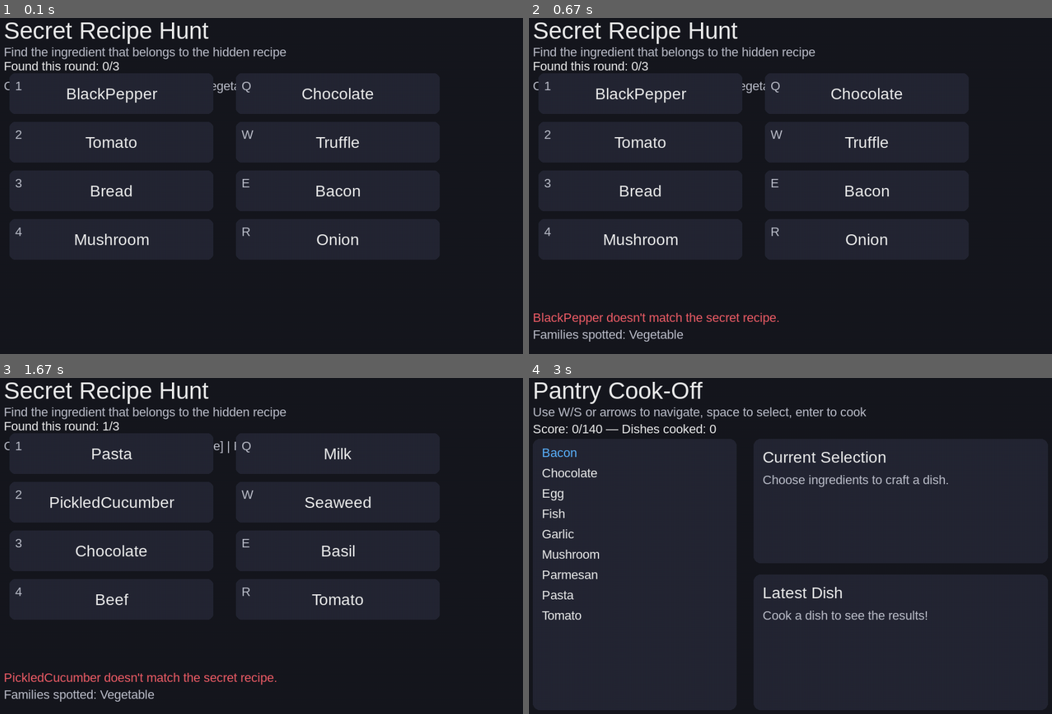
Above: before the commit, frames 1-4 (two rows, left to right).
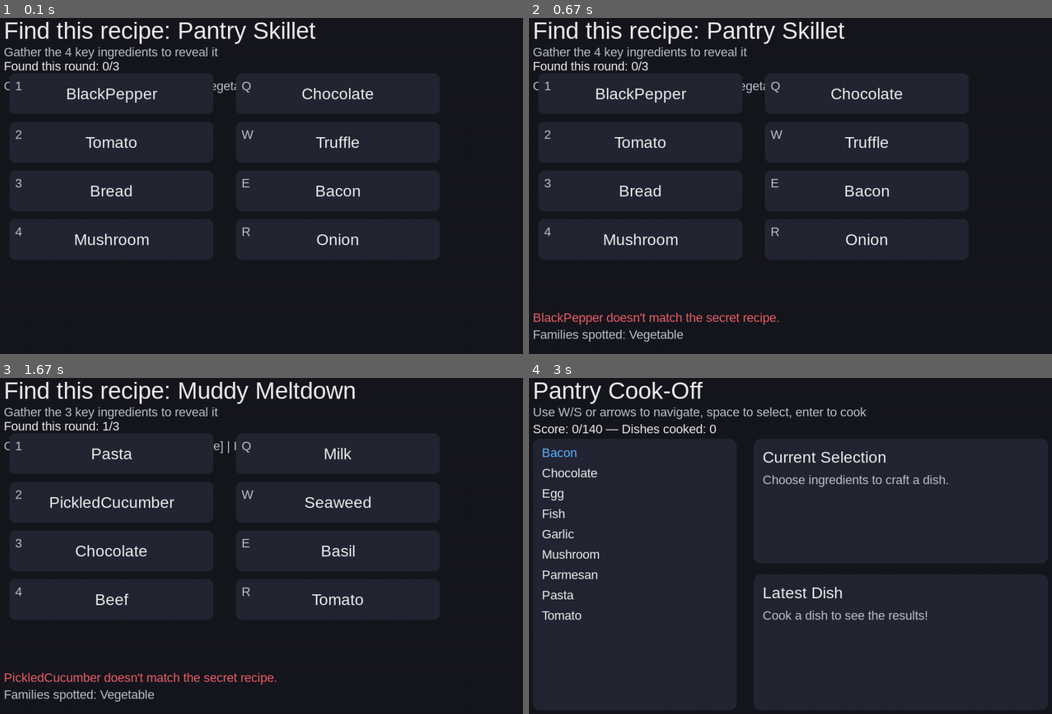
Above: after the commit, the same moments.

Repository: chrixbedardcad/FoodSimulator
Game: pygame game, started from fusion_secret_showdown.py
Same seed, same stepped clock (60 frames per second), same inputs: the game is played once before the commit and once after it.
Inputs (mouse positions are in pixels of both pictures, inside the frame that each line leads up to):
- Up to frame 1 (0.1 s): no input
- Up to frame 2 (0.67 s): tap 1 at 0.33 s
- Up to frame 3 (1.67 s): click "Mushroom" at 0.72 s; click (266, 582) at 1.05 s; click (88, 495) at 1.38 s
- Up to frame 4 (3 s): click (863, 593) at 1.72 s; click (586, 546) at 2.38 s; click "Egg" at 2.72 s

The runs differ from the first frame. In frame 1, 2.3% of the frame differs, in the area x 0-61%, y 1-13%; in frame 2, 2.3%; in frame 3, 2.5%, in the area x 0-68%, y 1-13%; in frame 4, nothing differs.

Commit message:
Show active recipe instead of game title

Diff:
--- a/fusion_secret_showdown.py
+++ b/fusion_secret_showdown.py
@@ -159,10 +159,19 @@
             self.feedback = (f"{choice.name} doesn't match the secret recipe.", ALERT_COLOR, family)
 
     def draw(self, surface: pygame.Surface) -> None:
-        title = self.game.font_title.render("Secret Recipe Hunt", True, TEXT_COLOR)
+        if self.current_recipe:
+            recipe_name = self.current_recipe.display_name or self.current_recipe.name
+            title_text = f"Find this recipe: {recipe_name}"
+            subtitle = (
+                f"Gather the {len(self.current_recipe.trio)} key ingredients to reveal it"
+            )
+        else:
+            title_text = "Ready for the next secret recipe?"
+            subtitle = "Press space to draw your next clue and continue the hunt"
+
+        title = self.game.font_title.render(title_text, True, TEXT_COLOR)
         surface.blit(title, (50, 40))
 
-        subtitle = "Find the ingredient that belongs to the hidden recipe"
         details = self.game.font_small.render(subtitle, True, MUTED_TEXT_COLOR)
         surface.blit(details, (50, 90))
 
--- a/secret_recipe_game.py
+++ b/secret_recipe_game.py
@@ -131,7 +131,7 @@
         self.placeholder_recipe_image = self._load_photo(PLACEHOLDER_RECIPE_IMAGE)
 
         self.status_var = tk.StringVar(value="Select ingredients and press Cook!")
-        self.target_recipe_var = tk.StringVar(value="Secret recipe: ???")
+        self.target_recipe_var = tk.StringVar(value="Find this recipe: ???")
         self.recipe_name_vars: List[tk.StringVar] = []
         self.found_recipes: List[Optional[Recipe]] = [None] * RECIPES_TO_FIND
         self._build_layout()
@@ -142,11 +142,6 @@
         wrapper = tk.Frame(self.root, padx=16, pady=16)
         wrapper.grid(row=0, column=0, sticky="nsew")
         wrapper.grid_columnconfigure(0, weight=1)
-
-        header = tk.Label(
-            wrapper, text=f"Secret Recipe Hunt {APP_VERSION}", font=("Segoe UI", 20, "bold")
-        )
-        header.grid(row=0, column=0, columnspan=4, pady=(0, 16))
 
         cards_frame = tk.Frame(wrapper)
         cards_frame.grid(row=1, column=0, columnspan=4, sticky="nsew", pady=(0, 16))
@@ -214,17 +209,17 @@
             self.card_tooltips.append(tooltip)
 
         target_frame = tk.Frame(wrapper)
-        target_frame.grid(row=2, column=0, columnspan=4, pady=(0, 8))
+        target_frame.grid(row=0, column=0, columnspan=4, pady=(0, 16))
         target_label = tk.Label(
             target_frame,
             textvariable=self.target_recipe_var,
-            font=("Segoe UI", 16, "bold"),
+            font=("Segoe UI", 20, "bold"),
             wraplength=TARGET_WRAP_LENGTH,
         )
         target_label.grid(row=0, column=0)
 
         controls = tk.Frame(wrapper)
-        controls.grid(row=3, column=0, columnspan=4, pady=(4, 0), sticky="ew")
+        controls.grid(row=2, column=0, columnspan=4, pady=(4, 0), sticky="ew")
         controls.grid_columnconfigure(0, weight=1)
 
         self.cook_button = tk.Button(
@@ -308,8 +303,9 @@
         self.status_var.set(
             f"A new secret recipe awaits. Gather the {ingredient_total} key ingredients."
         )
+        display_name = self.current_recipe.display_name or self.current_recipe.name
         self.target_recipe_var.set(
-            f"Secret recipe: {self.current_recipe.display_name}"
+            f"Find this recipe: {display_name}"
             f" ({ingredient_total} ingredients)"
         )
 
@@ -456,7 +452,7 @@
     def _finish_game(self) -> None:
         elapsed = time.perf_counter() - self.start_time
         self.status_var.set("All recipes discovered! Great job.")
-        self.target_recipe_var.set("Secret recipe: All found!")
+        self.target_recipe_var.set("All recipes discovered!")
         self.cook_button.config(state=tk.DISABLED)
         self.selected_indices.clear()
         for idx, button in enumerate(self.card_buttons):
--- a/secret_recipe_pygame.py
+++ b/secret_recipe_pygame.py
@@ -70,7 +70,7 @@
         self.start_time = time.perf_counter()
         self.finish_time: Optional[float] = None
         self.status_message = "Select ingredients and press Cook!"
-        self.target_message = "Secret recipe: ???"
+        self.target_message = "Find this recipe: ???"
         self.waiting_for_next_round = False
 
         self.found_recipes: List[Optional[Recipe]] = [None] * RECIPES_TO_FIND
@@ -130,8 +130,9 @@
         self.current_trio = set(self.current_recipe.trio)
         self._deal_hand(self._build_hand(self.current_recipe))
         ingredient_total = len(self.current_recipe.trio)
+        display_name = self.current_recipe.display_name or self.current_recipe.name
         self.target_message = (
-            f"Secret recipe: {self.current_recipe.display_name}"
+            f"Find this recipe: {display_name}"
             f" ({ingredient_total} ingredients)"
         )
         self.status_message = (
@@ -143,7 +144,7 @@
             self.finish_time = time.perf_counter()
         self.hand_active = False
         self.status_message = "All recipes discovered! Great job."
-        self.target_message = "Secret recipe: All found!"
+        self.target_message = "All recipes discovered!"
 
     def _build_hand(self, recipe: Recipe) -> List[str]:
         required = list(recipe.trio)
@@ -393,10 +394,8 @@
             self._draw_summary_overlay()
 
     def _draw_header(self) -> None:
-        header_surface = self.font_title.render("Secret Recipe Hunt", True, TEXT_COLOR)
+        header_surface = self.font_title.render(self.target_message, True, TEXT_COLOR)
         self.screen.blit(header_surface, (60, 40))
-        target_surface = self.font_medium.render(self.target_message, True, ACCENT_COLOR)
-        self.screen.blit(target_surface, (60, 110))
 
     def _draw_cards(self) -> None:
         for index, rect in enumerate(self.card_rects):
